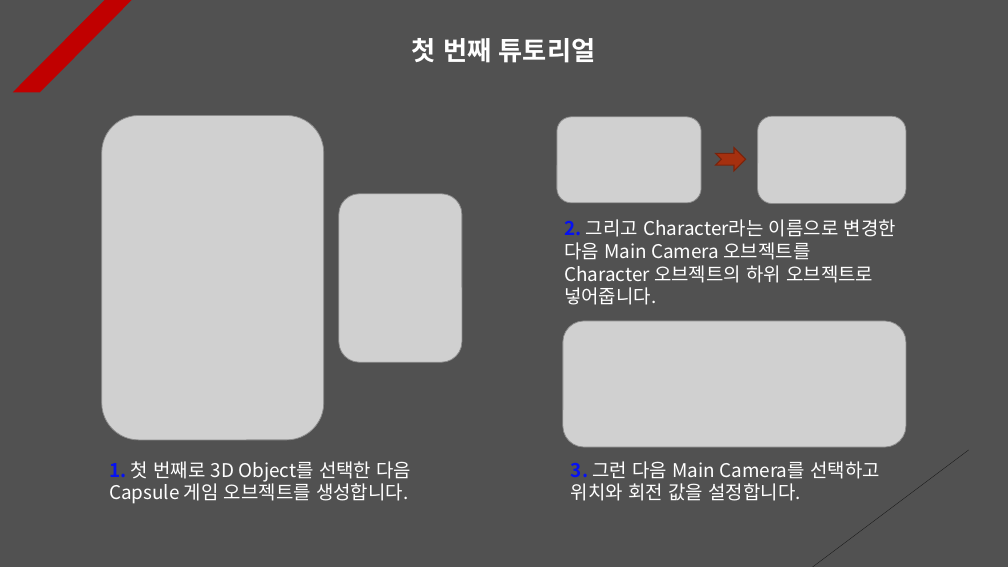
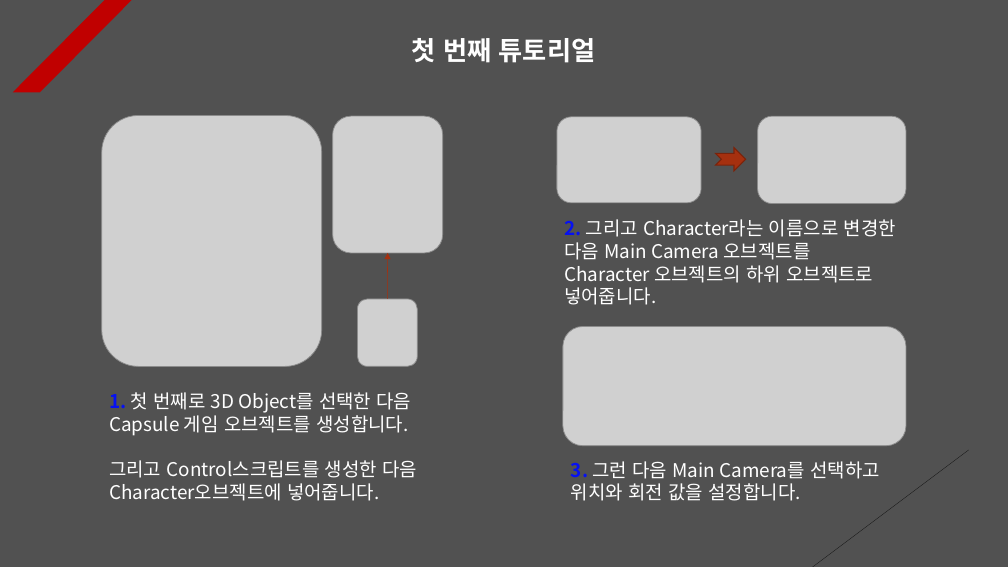
Before and after one commit to Unity2033/3D-UnityEngine, a slide deck: slide 1 of Assets/Class/Sound/PPT Data/Sound Example.pptx. Drawn at 1008x567 pixels with LibreOffice and Linux fonts; fonts in the diff are those of the drawing; grey boxes stand for pictures. Boxes give left, top, right and bottom in pixels: in the first picture for what was removed or moved away, otherwise in the second. Text is boxed around its words. In the diff, an @@ line names an element or a change of style, - is before the commit and + after.

```diff
--- a/Assets/Class/Sound/PPT Data/Sound Example.pptx
+++ b/Assets/Class/Sound/PPT Data/Sound Example.pptx
@@ picture: place and size @@
-picture at (102,116,324,440)
+picture at (102,116,322,367)
@@ picture: place and size @@
-picture at (339,194,462,362)
+picture at (333,116,443,253)
@@ arrow added from (387, 299) to (388, 253), #A5300F 0.5 pt dashed @@
@@ picture added at (358,299,417,366) @@
@@ picture: place and size @@
-picture at (563,321,907,448)
+picture at (563,327,907,446)
@@ text "1. 첫 번째로 3D Object를 ...": place and size @@
-text "1. 첫 번째로 3D Object를 ..." at (109,461,412,504)
+text "1. 첫 번째로 3D Object를 ..." at (109,392,417,501)
@@ text at (109,460,417,501): paragraph added @@
+그리고 Control스크립트를 생성한 다음 Character오브젝트에 넣어줍니다.
```
Also in this commit, not shown: 4 other slides changed, 11 other files.
